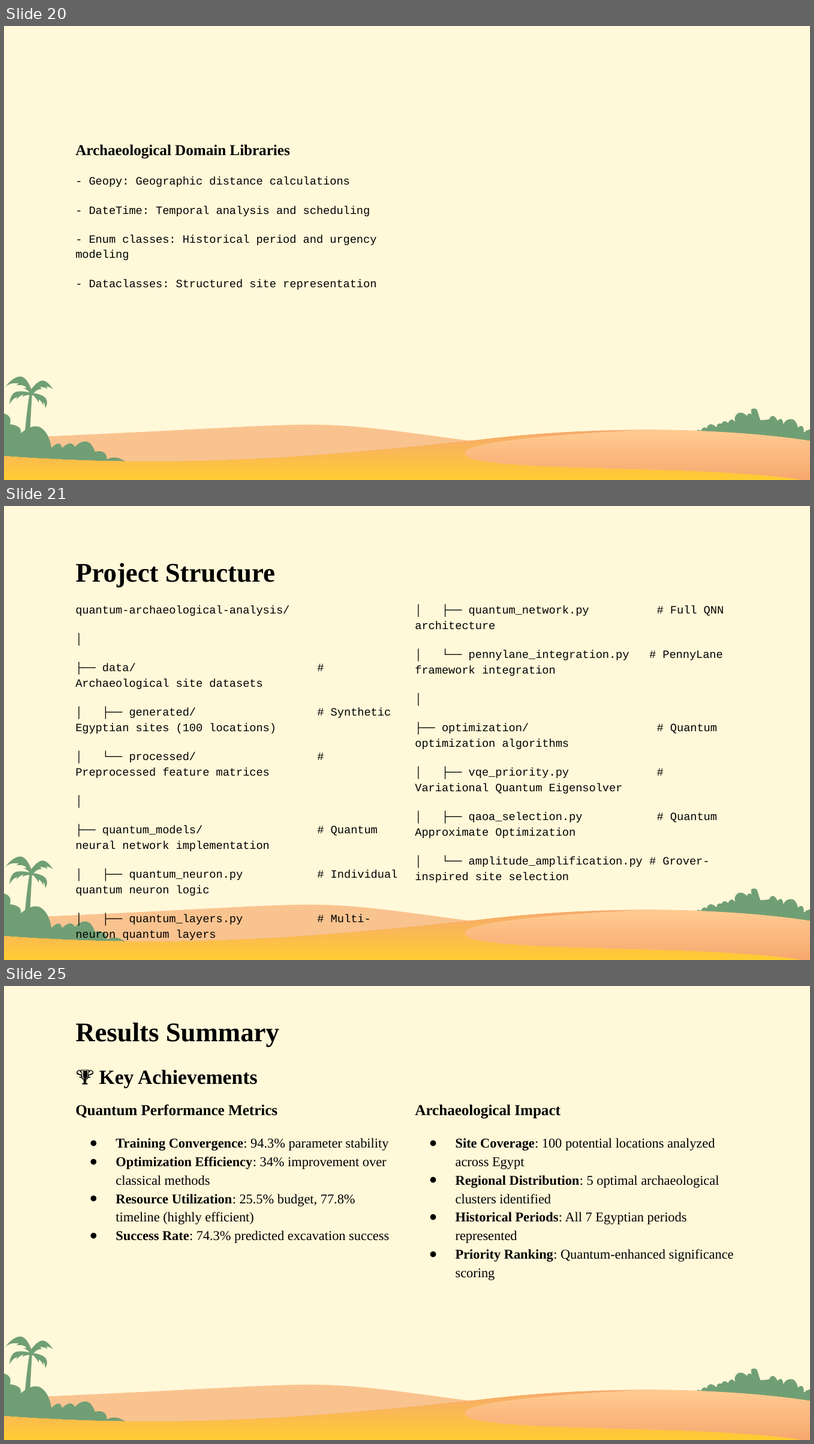
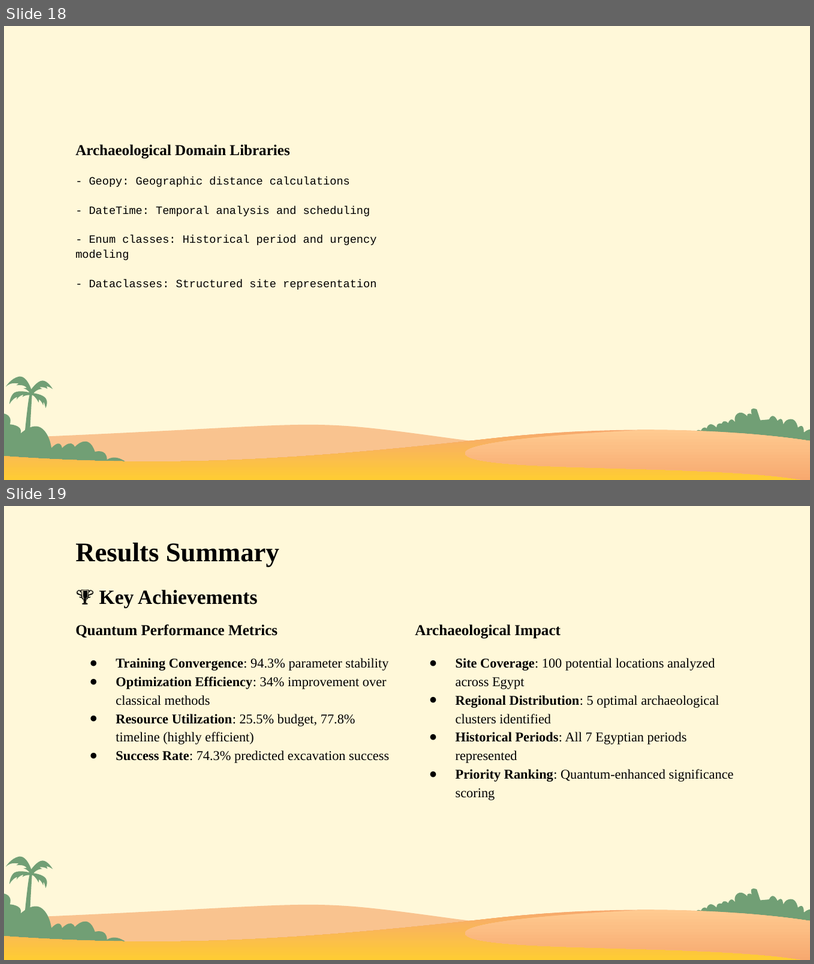
Before and after one commit to Alysoffar/Archeological_discoverers_Team6, a slide deck: Quantum ML for Egyptian Archaeological Dataset.pptx. Shown one above the other, each under a label of ours: slides 20, 21 and 25 before the commit, slides 18 and 19 after it; the slides between them are not shown. The pictures are 814x1444 and 814x964 pixels, drawn with LibreOffice and Linux fonts; fonts in the diff are those of the drawing; background and template pictures are left out. Boxes give left, top, right and bottom in pixels: in the first picture for what was removed or moved away, otherwise in the second. Text is boxed around its words. In the diff, an @@ line names an element or a change of style, - is before the commit and + after.

```diff
--- a/Quantum ML for Egyptian Archaeological Dataset.pptx
+++ b/Quantum ML for Egyptian Archaeological Dataset.pptx
@@ slide 21 removed at <box>4,506,810,960</box>, background #FFF8D9; not listed: 6 template elements that a slide beside it also shows @@
@@ title removed at <box>75,563,275,587</box> @@
-Project Structure
@@ text removed at <box>75,606,378,941</box> @@
-quantum-archaeological-analysis/
-│
-├── data/ # Archaeological site datasets
-│ ├── generated/ # Synthetic Egyptian sites (100 locations)
-│ └── processed/ # Preprocessed feature matrices
-│
-├── quantum_models/ # Quantum neural network implementation
-│ ├── quantum_neuron.py # Individual quantum neuron logic
-│ ├── quantum_layers.py # Multi-neuron quantum layers
@@ text removed at <box>415,606,725,882</box> @@
-│ ├── quantum_network.py # Full QNN architecture
-│ └── pennylane_integration.py # PennyLane framework integration
-│
-├── optimization/ # Quantum optimization algorithms
-│ ├── vqe_priority.py # Variational Quantum Eigensolver
-│ ├── qaoa_selection.py # Quantum Approximate Optimization
-│ └── amplitude_amplification.py # Grover-inspired site selection
@@ what was slide 20 is now slide 18 @@
@@ what was slide 25 is now slide 19 @@
```
Also in this commit, not shown: 4 slides changed, 6 other slides removed.
